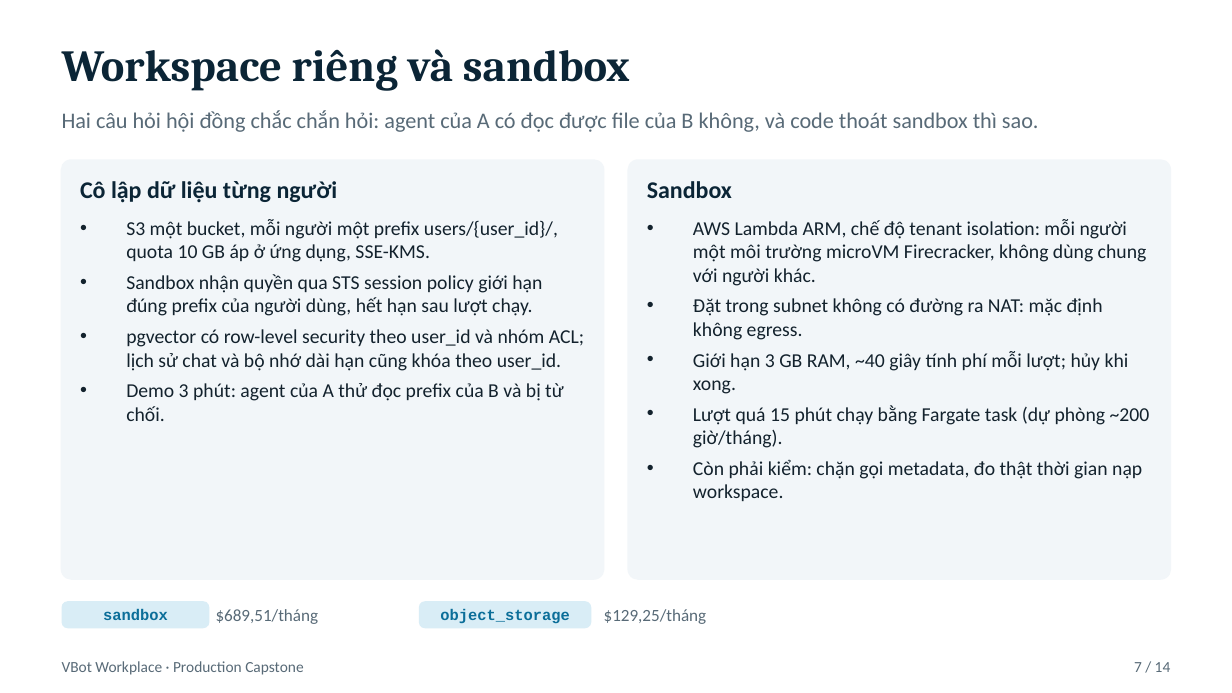
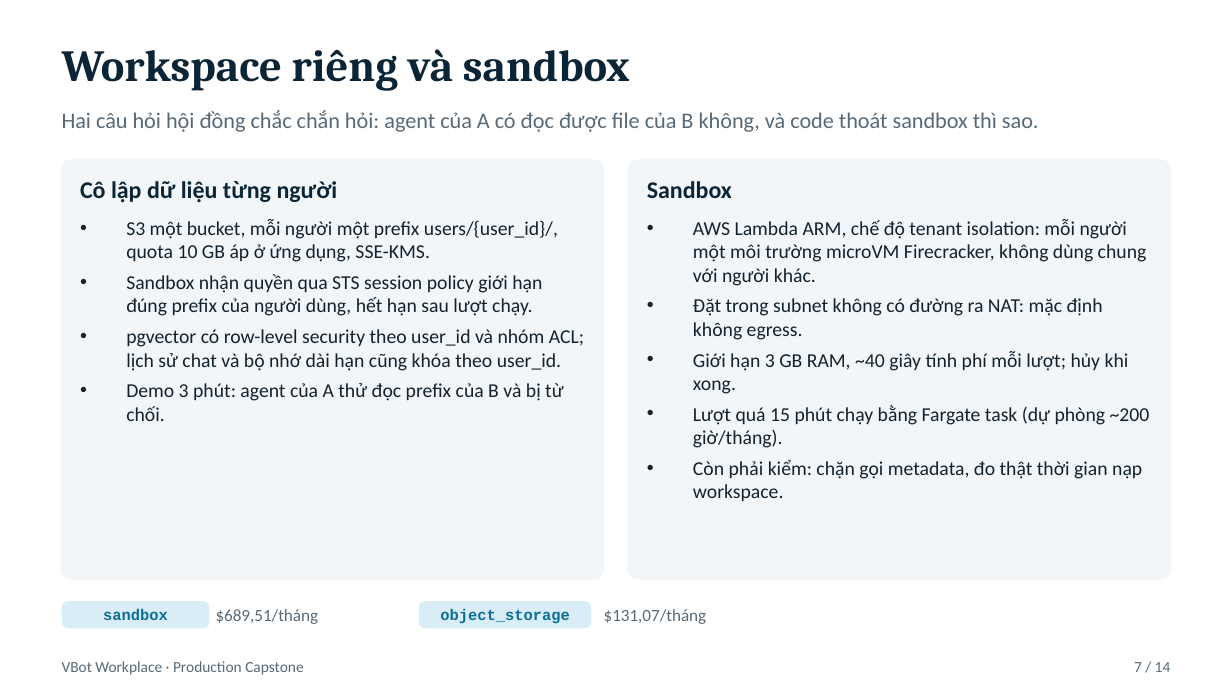
Before and after one commit to TuTune04/K4-Track2-Day28-TTL, a slide deck: slide 8 of submit/VBot_slide.pptx. Drawn at 1232x693 pixels with LibreOffice and Linux fonts; fonts in the diff are those of the drawing. Boxes give left, top, right and bottom in pixels: in the first picture for what was removed or moved away, otherwise in the second. Text is boxed around its words. In the diff, an @@ line names an element or a change of style, - is before the commit and + after.

```diff
--- a/submit/VBot_slide.pptx
+++ b/submit/VBot_slide.pptx
@@ text at (604, 609, 707, 624): text changed @@
-$129,25/tháng
+$131,07/tháng
```
Also in this commit, not shown: 10 other slides changed, 10 other files.
